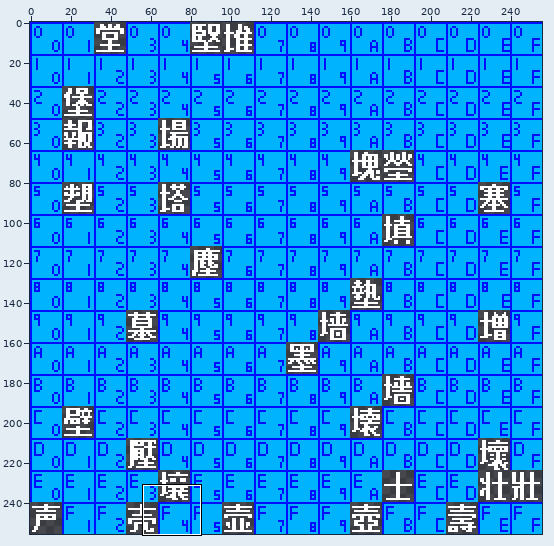
One commit to this sprite sheet: assets/base/font/cosmic-reach-font-5800.png. Above, an overview of the earlier version with the close-up marked.
Close-up. Old version:
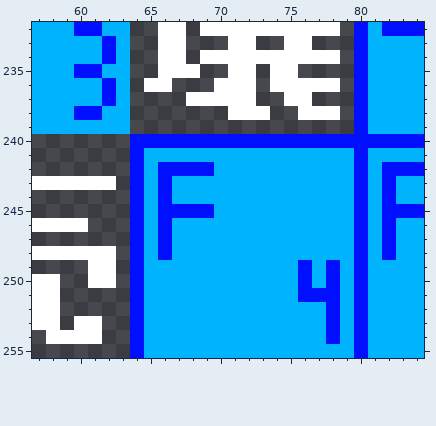
The file is 256x256 pixels. Shown: x 57..84, y 232..255.
Once edited:
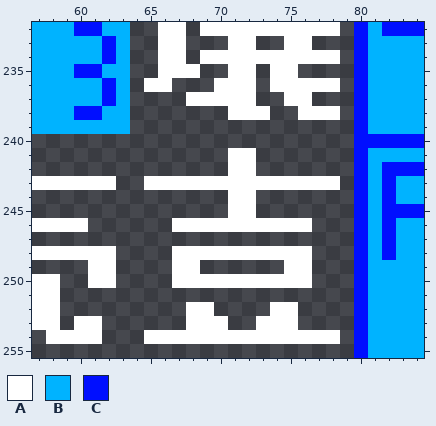
Palette (. is transparent): A #ffffff  B #00b3ff  C #000fff
Edits made:
{"y":240,"x":64,"old":"CCCCCCCCCCCCCCCC","new":"................"}
{"y":241,"x":64,"old":"CBBBBBBBBBBBBBBB","new":".......AA......."}
{"y":242,"x":64,"old":"CBCCCCBBBBBBBBBB","new":".......AA......."}
{"y":243,"x":64,"old":"CBCBBBBBBBBBBBBB","new":".AAAAAAAAAAAAAA."}
{"y":244,"x":64,"old":"CBCBBBBBBBBBBBBB","new":".......AA......."}
{"y":245,"x":64,"old":"CBCCCCBBBBBBBBBB","new":".......AA......."}
{"y":246,"x":64,"old":"CBCBBBBBBBBBBBBB","new":"...AAAAAAAAAA..."}
{"y":247,"x":64,"old":"CBCBBBBBBBBBBBBB","new":"................"}
{"y":248,"x":64,"old":"CBCBBBBBBBBBBBBB","new":"...AAAAAAAAAA..."}
{"y":249,"x":64,"old":"CBBBBBBBBBBBCBCB","new":"...AA......AA..."}
{"y":250,"x":64,"old":"CBBBBBBBBBBBCBCB","new":"...AAAAAAAAAA..."}
{"y":251,"x":64,"old":"CBBBBBBBBBBBCCCB","new":"................"}
{"y":252,"x":64,"old":"CBBBBBBBBBBBBBCB","new":"....AA....AA...."}
{"y":253,"x":64,"old":"CBBBBBBBBBBBBBCB","new":"....AAA..AAA...."}
{"y":254,"x":64,"old":"CBBBBBBBBBBBBBCB","new":".AAAAAAAAAAAAAA."}
{"y":255,"x":64,"old":"CBBBBBBBBBBBBBBB","new":"................"}
